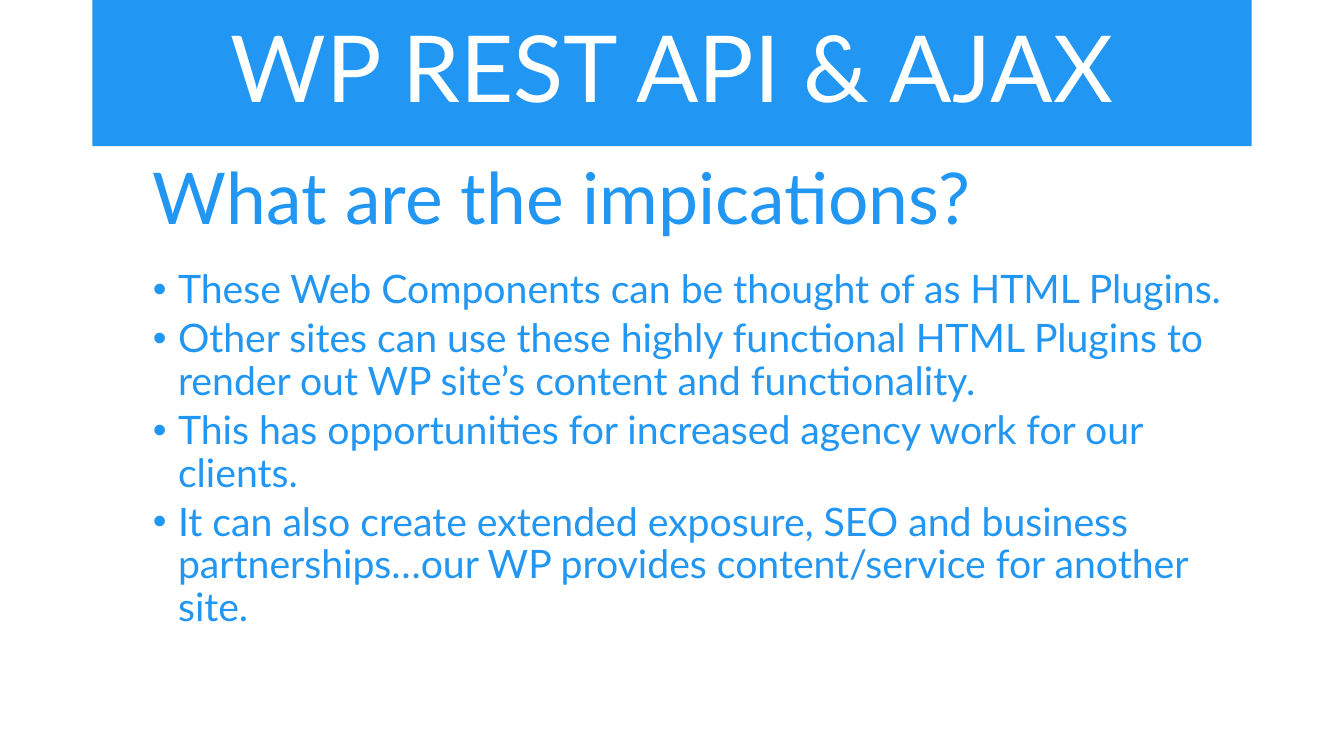
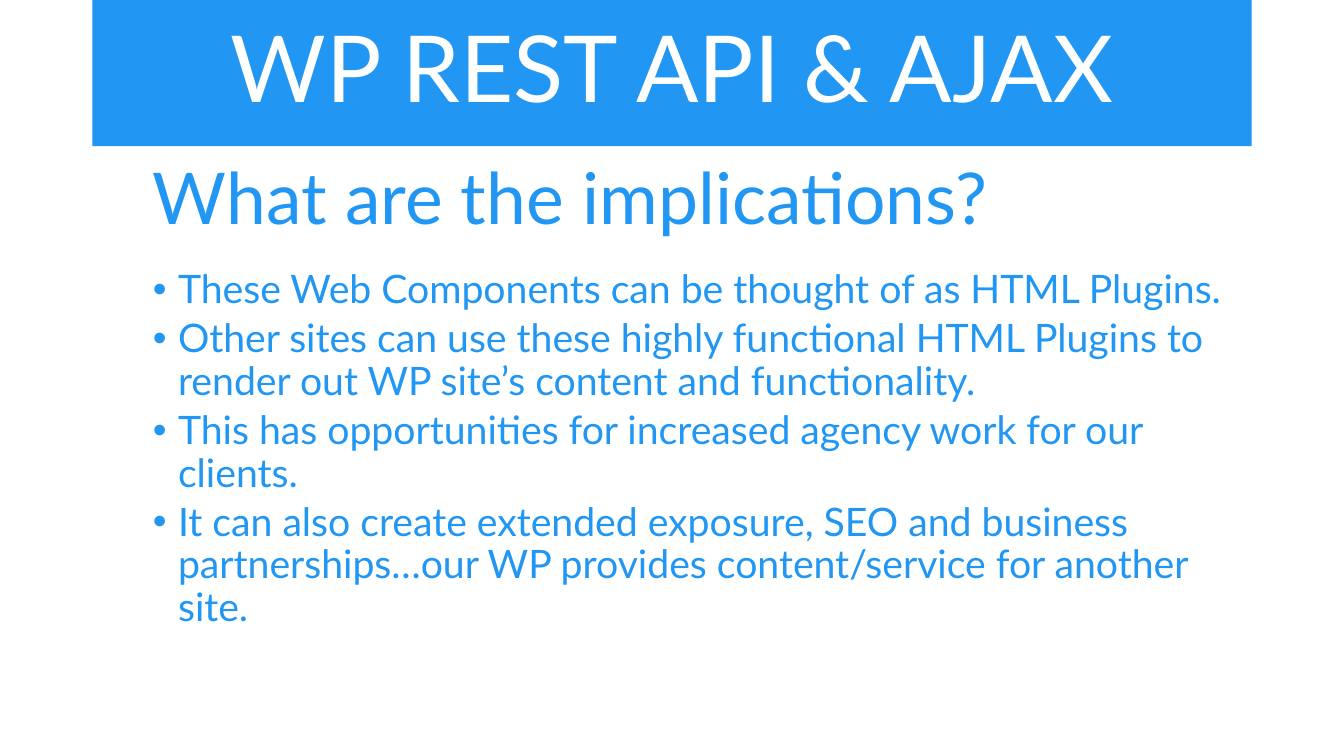
Before and after one commit to iwswordpress/rest, a slide deck: slide 17 of rest-api-workshop.pptx. Drawn at 1344x756 pixels with LibreOffice and Linux fonts; fonts in the diff are those of the drawing. Boxes give left, top, right and bottom in pixels: in the first picture for what was removed or moved away, otherwise in the second. Text is boxed around its words. In the diff, an @@ line names an element or a change of style, - is before the commit and + after.

```diff
--- a/rest-api-workshop.pptx
+++ b/rest-api-workshop.pptx
@@ text at (153,171,987,237): text changed @@
-  What are the impications?
+  What are the implications?
```
Also in this commit, not shown: 3 other slides changed.
